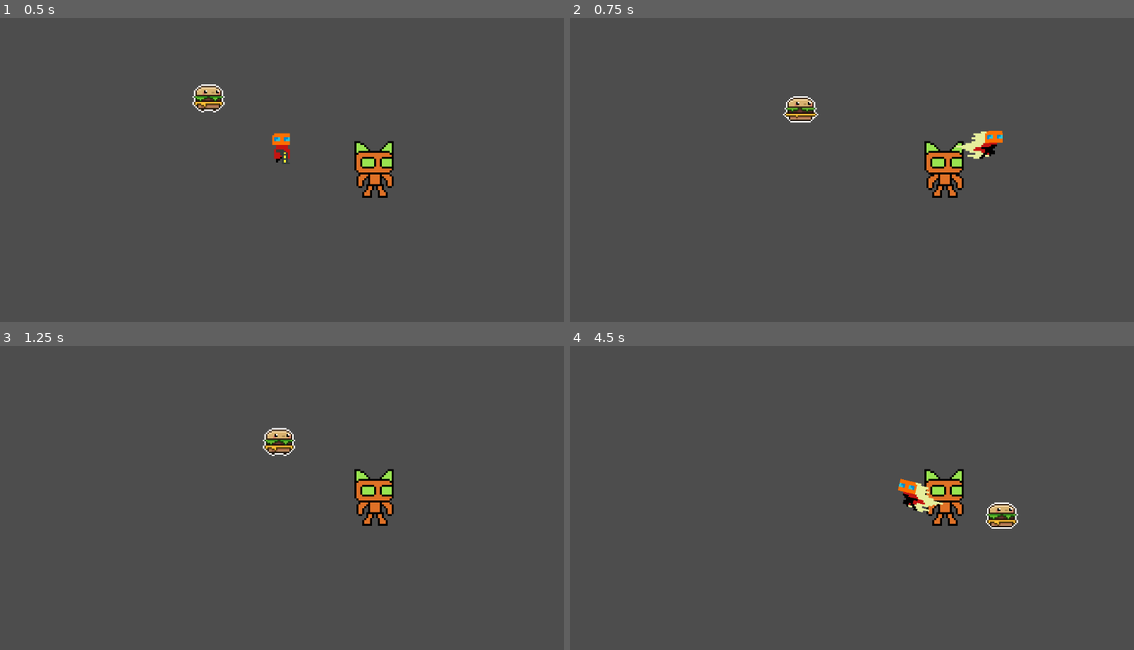
Above: before the commit, frames 1-4 (two rows, left to right).
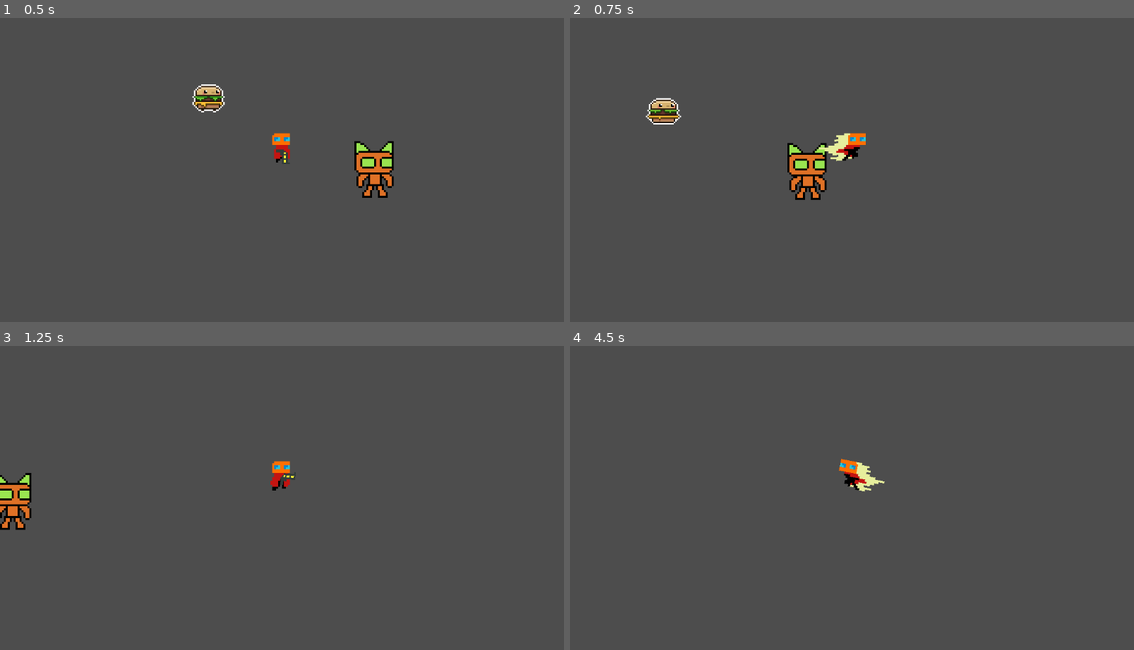
Above: after the commit, the same moments.

Repository: mendsergon/Kill-The-Food-Pyramid
Game: Godot game, scene res://Assets/Scenes/game.tscn
Same seed, same stepped clock (60 frames per second), same inputs: the game is played once before the commit and once after it.
Inputs (mouse positions are in pixels of both pictures, inside the frame that each line leads up to):
- Up to frame 1 (0.5 s): no input
- Up to frame 2 (0.75 s): move the mouse to (976, 160) at 0.52 s; hold D (move_right) from 0.53 s (still down); tap Shift (dash) at 0.6 s
- Up to frame 3 (1.25 s): keep holding D (move_right)
- Up to frame 4 (4.5 s): move the mouse to (739, 519) at 1.27 s; release D (move_right) at 1.28 s; hold S (move_down) 1.28-2.03 s; tap Shift (dash) at 1.35, 2.3, 3.05, 3.6, 4.35 s; move the mouse to (908, 434) at 2.02 s; hold D (move_right) 2.03-2.78 s; tap E (melee) at 2.1 s; move the mouse to (823, 567) at 2.77 s; hold W (move_up) 2.78-3.53 s; click (823, 567) at 2.85 s; move the mouse to (1021, 552) at 3.52 s; hold A (move_left) from 3.53 s (still down); move the mouse to (682, 455) at 4.27 s

Frame 1 is identical in both runs. In frame 2, 3.8% of the frame differs, in the area x 13-77%, y 25-60%; in frame 3, 2.6%; in frame 4, 2.3%.

Commit message:
Bound camera to player

Diff:
--- a/Assets/Scenes/game.tscn
+++ b/Assets/Scenes/game.tscn
@@ -7,10 +7,6 @@
 
 [node name="Game" type="Node2D"]
 script = ExtResource("1_rh331")
-
-[node name="Camera2D" type="Camera2D" parent="."]
-position = Vector2(14, -8)
-zoom = Vector2(4, 4)
 
 [node name="Cyber Cat" parent="." instance=ExtResource("2_pfbgl")]
 position = Vector2(61, -11)
@@ -22,3 +18,7 @@
 
 [node name="Player" parent="." instance=ExtResource("1_nbu75")]
 position = Vector2(14, -15)
+
+[node name="Camera2D" type="Camera2D" parent="Player"]
+position = Vector2(0, 7)
+zoom = Vector2(4, 4)
--- a/Assets/Scripts/player.gd
+++ b/Assets/Scripts/player.gd
@@ -147,7 +147,7 @@
 		var dir = locked_aim_direction
 		animated_sprite_2d.rotation = dir.angle()                  # Rotate sprite to face mouse
 		# Wrap rotation to keep within 0–360 degrees
-		animated_sprite_2d.rotation_degrees = wrap(animated_sprite_2d.rotation_degrees, 0, 360)  # ← NEW
+		animated_sprite_2d.rotation_degrees = wrap(animated_sprite_2d.rotation_degrees, 0, 360)
 		# Flip vertically when facing left (between 90° and 270°)
 		if animated_sprite_2d.rotation_degrees > 90 and animated_sprite_2d.rotation_degrees < 270:
 			animated_sprite_2d.scale.y = -1                       # Mirror sprite on Y axis
